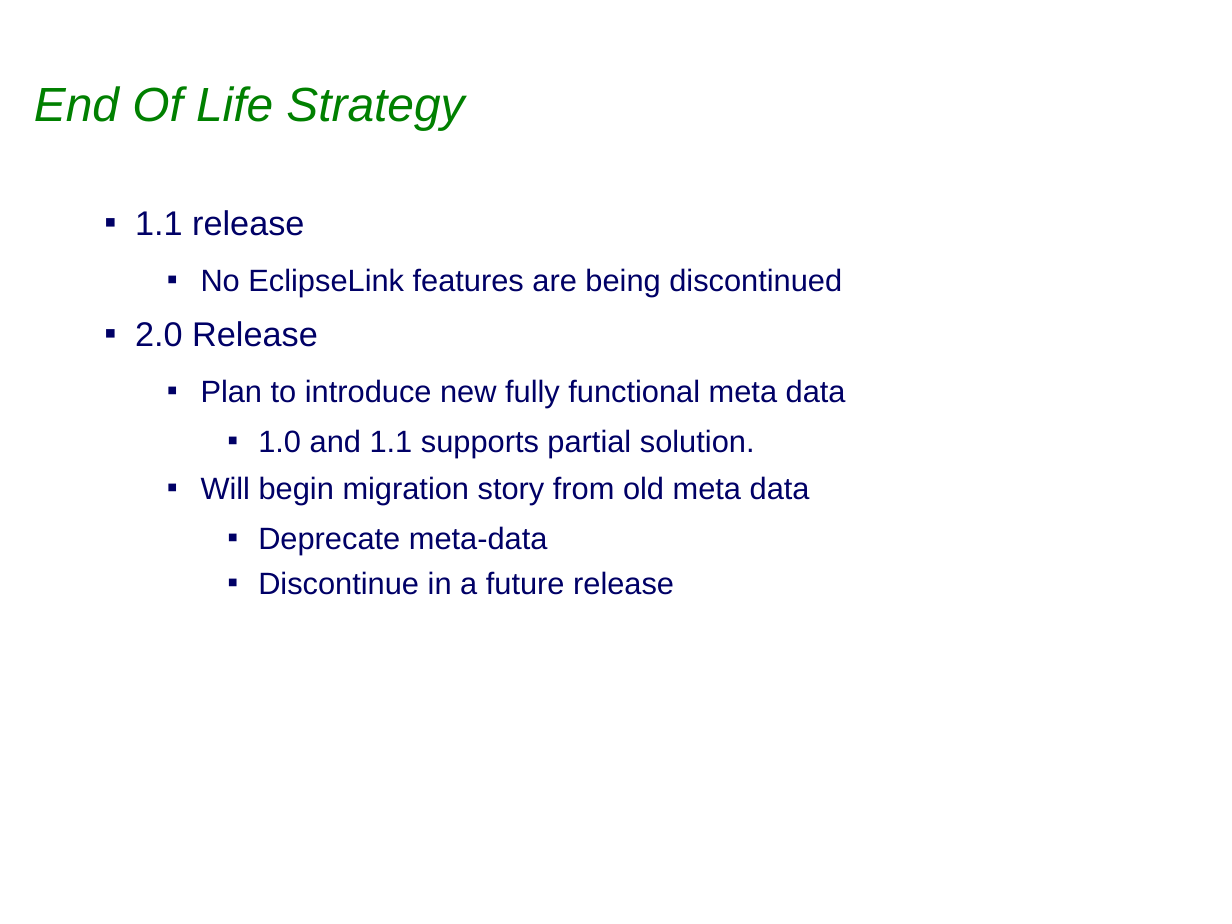
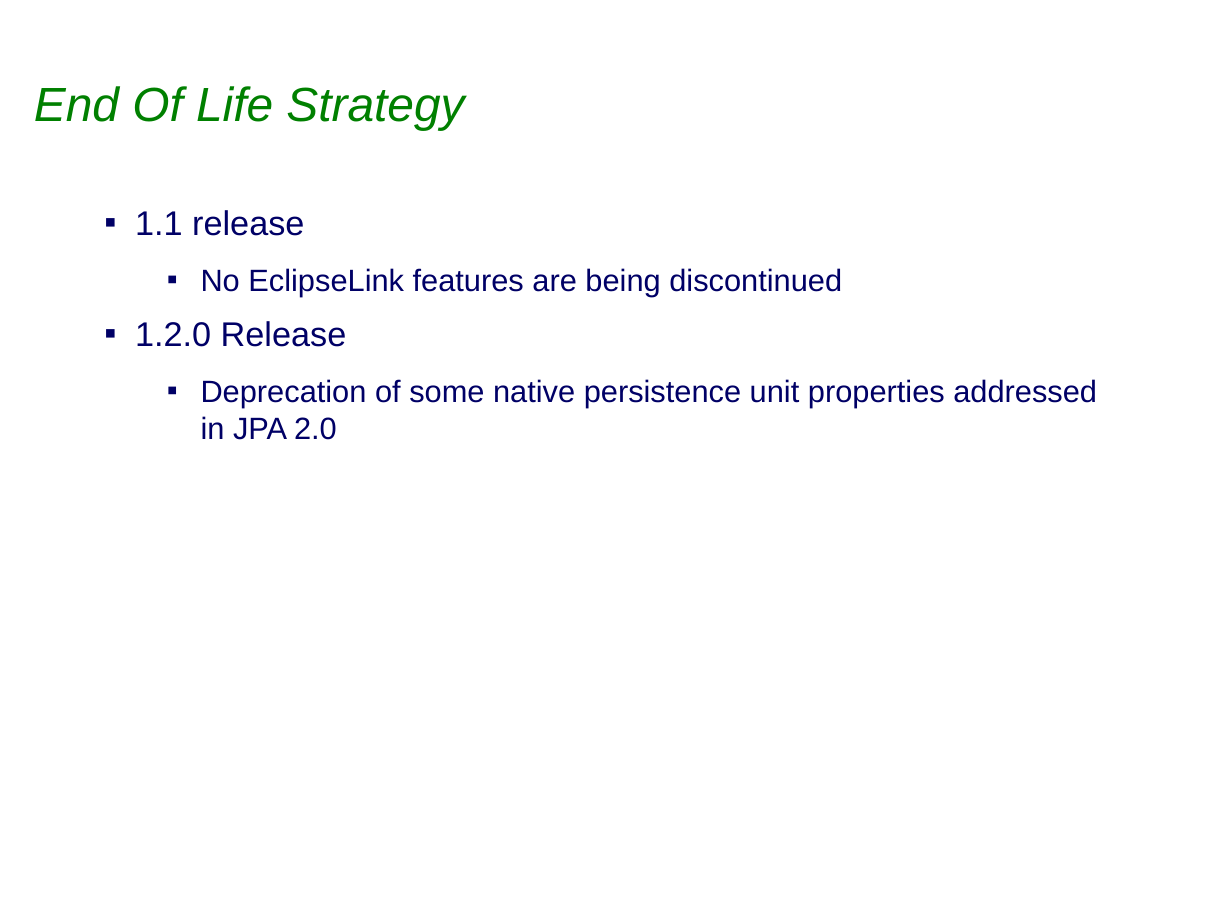
Before and after one commit to eclipse-ee4j/eclipselink, a slide deck: slide 14 of project-admin/Eclipselink_1.2.0_Release_Review.ppt (slide 15 before the commit). Drawn at 1232x924 pixels with LibreOffice and Linux fonts; fonts in the diff are those of the drawing; background and template pictures are left out. Boxes give left, top, right and bottom in pixels: in the first picture for what was removed or moved away, otherwise in the second. Text is boxed around its words. In the diff, an @@ line names an element or a change of style, - is before the commit and + after.

Commit message:
Final draft of release review slides for 1.2.0 and PDF snapshot of IPLog

```diff
--- a/project-admin/Eclipselink_1.2.0_Release_Review.ppt
+++ b/project-admin/Eclipselink_1.2.0_Release_Review.ppt
@@ text at [135,321,1097,440]: text changed @@
-▪ 2.0 Release
-  ▪ Plan to introduce new fully functional meta data
-    ▪ 1.0 and 1.1 supports partial solution.
-  ▪ Will begin migration story from old meta data
-    ▪ Deprecate meta-data
-    ▪ Discontinue in a future release
+▪ 1.2.0 Release
+  ▪ Deprecation of some native persistence unit properties addressed in JPA 2.0
```
Also in this commit, not shown: 9 other slides changed, 1 slide removed, 1 other file.
